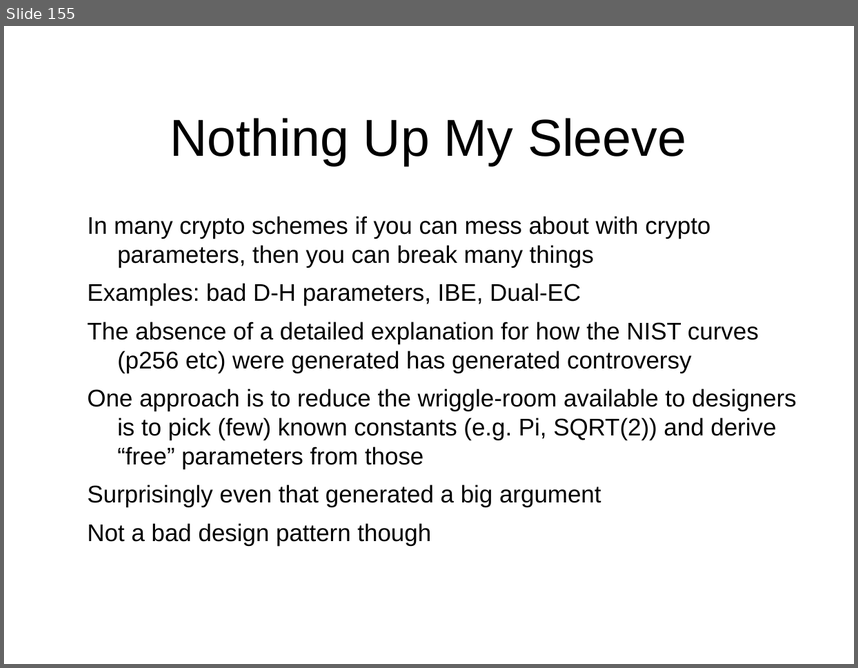
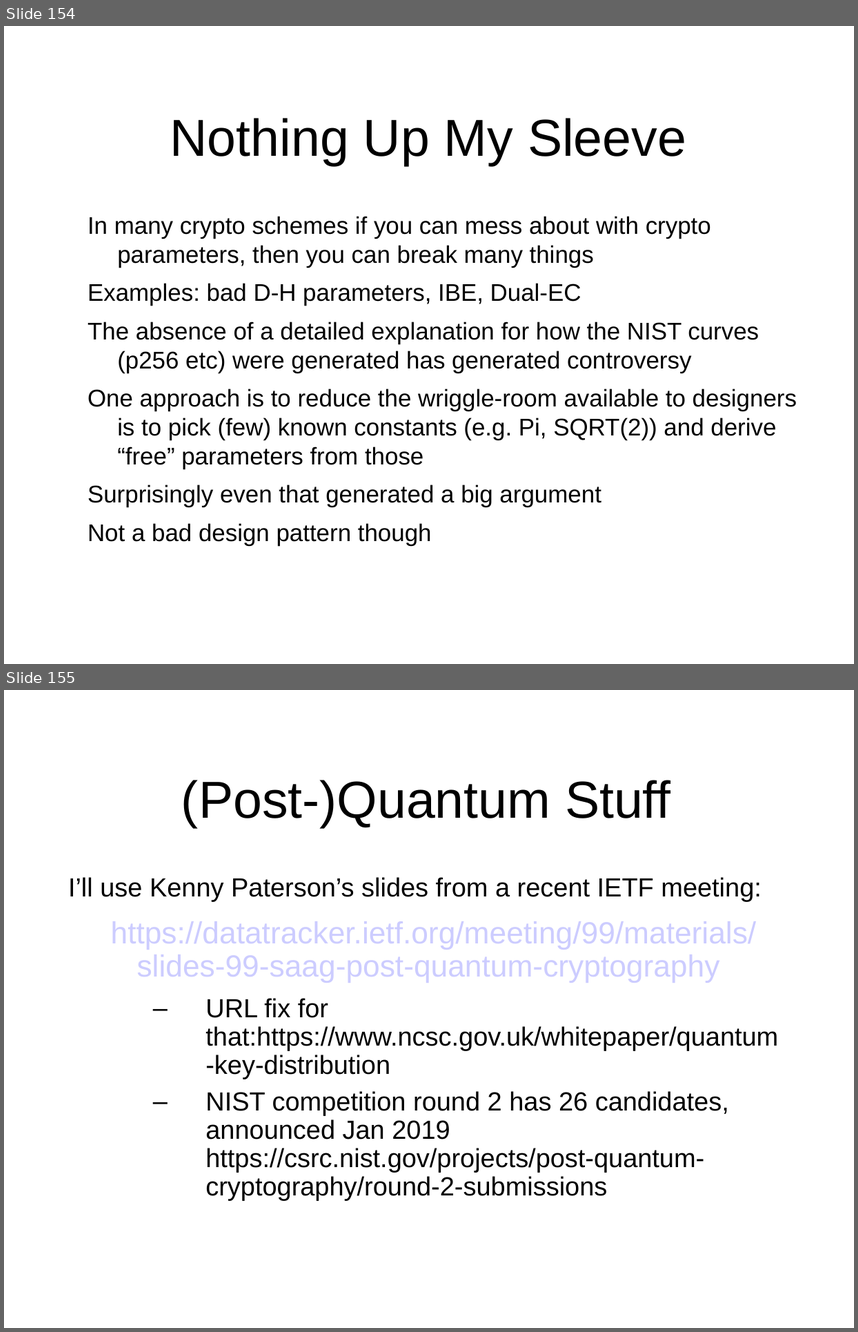
Before and after one commit to sftcd/cs7053, a slide deck: 2016lectures/03-crypto.ppt. Shown one above the other, each under a label of ours: slide 155 before the commit, slides 154 and 155 after it. The pictures are 858x668 and 858x1332 pixels, drawn with LibreOffice and Linux fonts; fonts in the diff are those of the drawing. Boxes give left, top, right and bottom in pixels: in the first picture for what was removed or moved away, otherwise in the second. Text is boxed around its words. In the diff, an @@ line names an element or a change of style, - is before the commit and + after.

```diff
--- a/2016lectures/03-crypto.ppt
+++ b/2016lectures/03-crypto.ppt
@@ slide 155 added at (4,690,854,1328), background #FFFFFF @@
@@ title added at (181,780,671,827), 44 pt, text #000000 @@
+(Post-)Quantum Stuff
@@ text added at (68,877,778,1200), 22.2 pt, text #000000 @@
+I’ll use Kenny Paterson’s slides from a recent IETF meeting:
+  https://datatracker.ietf.org/meeting/99/materials/slides-99-saag-post-quantum-cryptography
+  – URL fix for that:https://www.ncsc.gov.uk/whitepaper/quantum-key-distribution
+  – NIST competition round 2 has 26 candidates, announced Jan 2019 https://csrc.nist.gov/projects/post-quantum-cryptography/round-2-submissions
@@ what was slide 155 is now slide 154 @@
```
Also in this commit, not shown: 100 slides changed, 1 other slide added, 5 other files.
